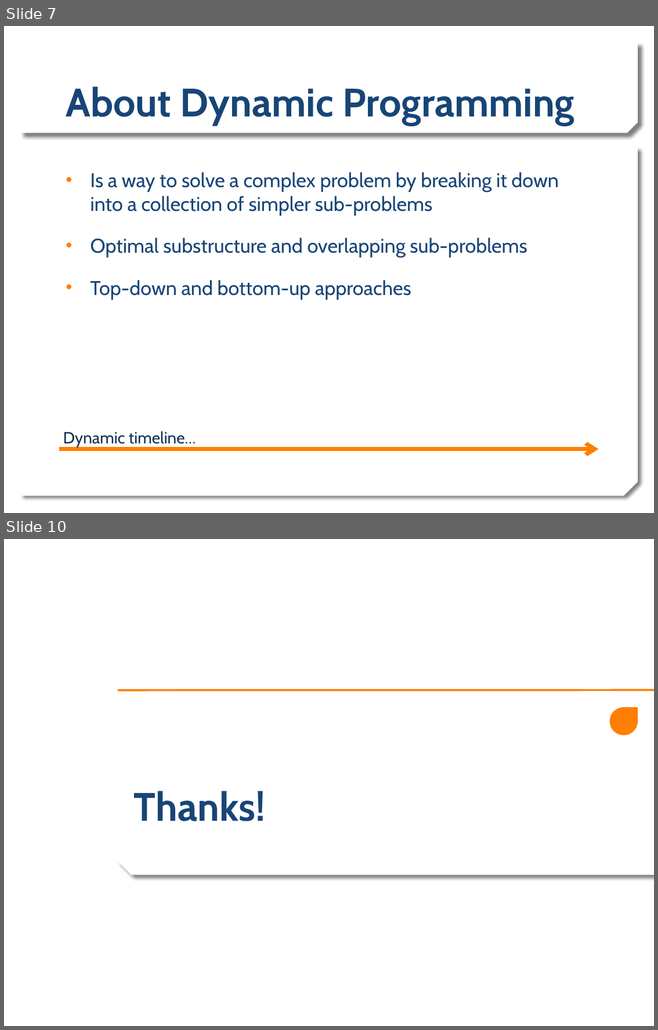
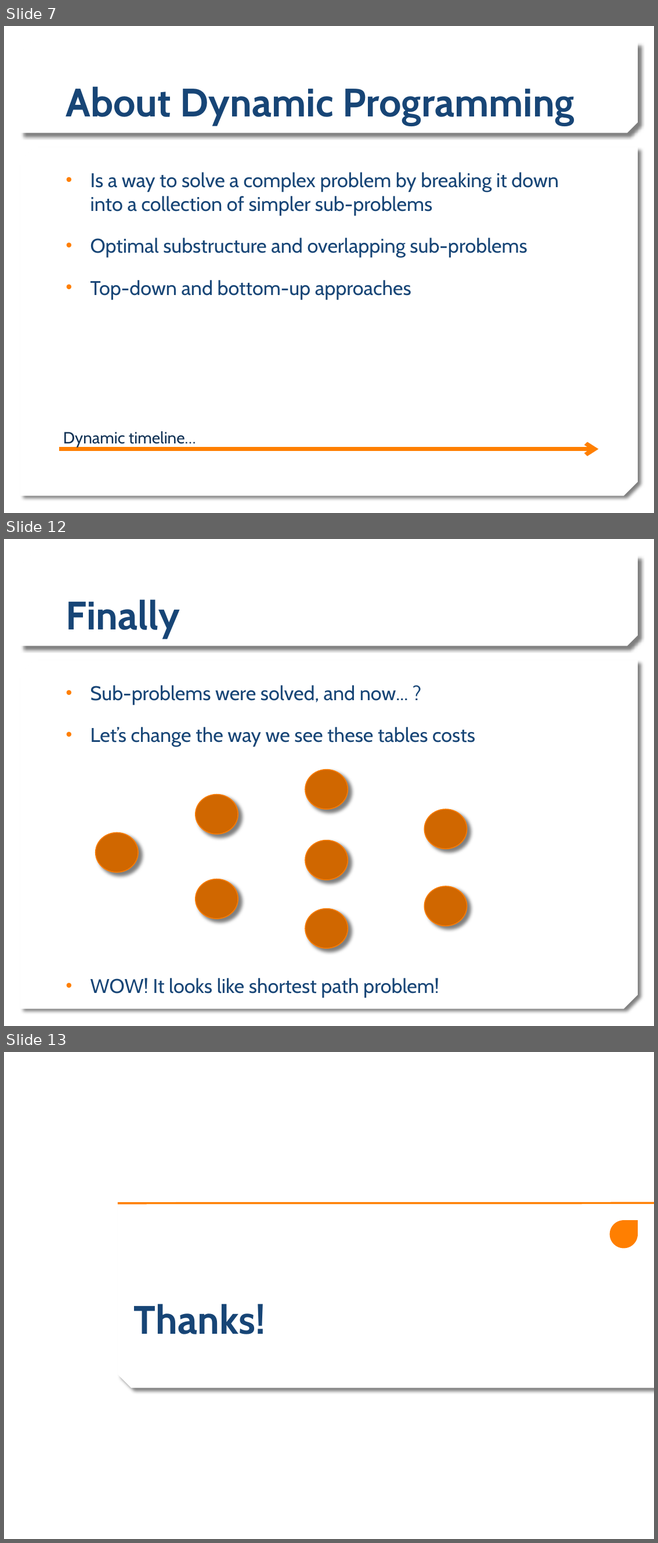
Before and after one commit to rirypheng/dynamic-programming, a slide deck: DP - Warehouse Problem.pptx. Shown one above the other, each under a label of ours: slides 7 and 10 before the commit, slides 7, 12 and 13 after it; the slides between them are not shown. The pictures are 658x1030 and 658x1543 pixels, drawn with LibreOffice and Linux fonts; fonts in the diff are those of the drawing; background and template pictures are left out. Boxes give left, top, right and bottom in pixels: in the first picture for what was removed or moved away, otherwise in the second. Text is boxed around its words. In the diff, an @@ line names an element or a change of style, - is before the commit and + after.

```diff
--- a/DP - Warehouse Problem.pptx
+++ b/DP - Warehouse Problem.pptx
@@ slide 12 added at [4, 539, 654, 1026], background picture (left out); not listed: 2 template elements that a slide beside it also shows @@
@@ title added at [66, 599, 180, 639], 44 pt, text #174576, bold @@
+Finally
@@ text added at [90, 685, 475, 998], 22 pt, text #174576 @@
+• Sub-problems were solved, and now... ?
+• Let’s change the way we see these tables costs
+• WOW! It looks like shortest path problem!
@@ ellipse added at [305, 770, 347, 809], fill #D06801, outline #FA7C00 1 pt @@
@@ ellipse added at [195, 794, 238, 834], fill #D06801, outline #FA7C00 1 pt @@
@@ ellipse added at [424, 809, 467, 849], fill #D06801, outline #FA7C00 1 pt @@
@@ ellipse added at [96, 832, 139, 873], fill #D06801, outline #FA7C00 1 pt @@
@@ ellipse added at [305, 841, 347, 880], fill #D06801, outline #FA7C00 1 pt @@
@@ ellipse added at [195, 879, 238, 919], fill #D06801, outline #FA7C00 1 pt @@
@@ ellipse added at [424, 886, 467, 926], fill #D06801, outline #FA7C00 1 pt @@
@@ ellipse added at [305, 908, 347, 948], fill #D06801, outline #FA7C00 1 pt @@
@@ what was slide 10 is now slide 13 @@
```
Also in this commit, not shown: 4 other slides added, 2 slides removed.
